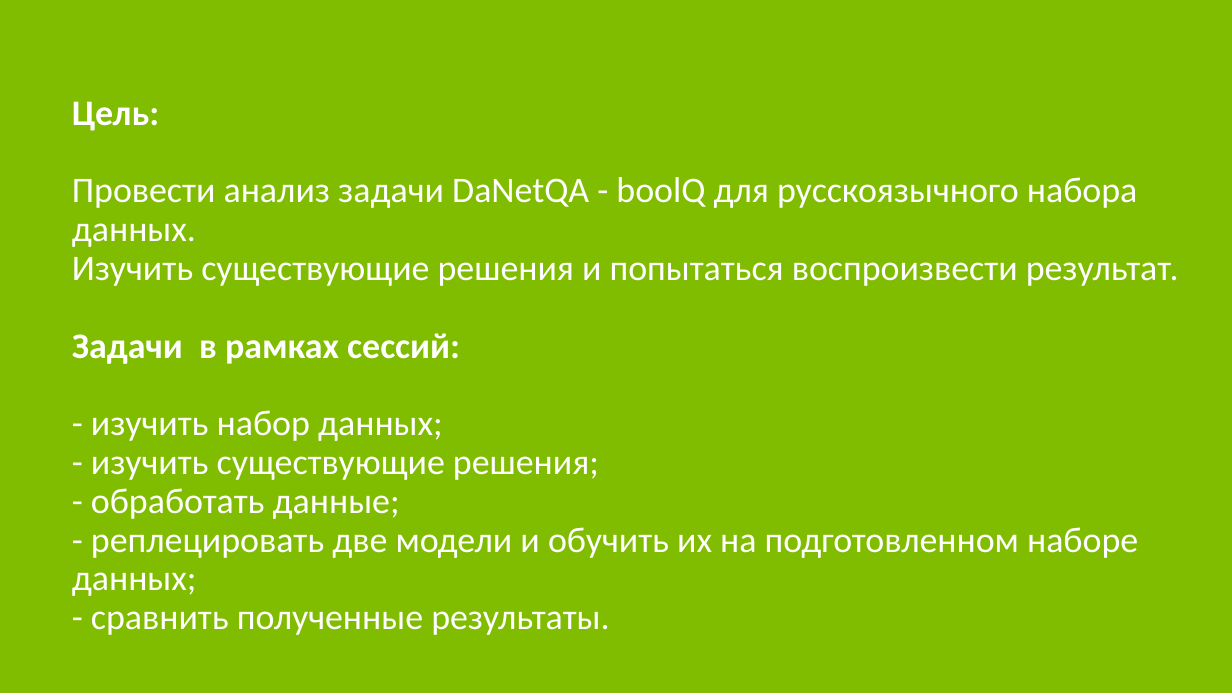
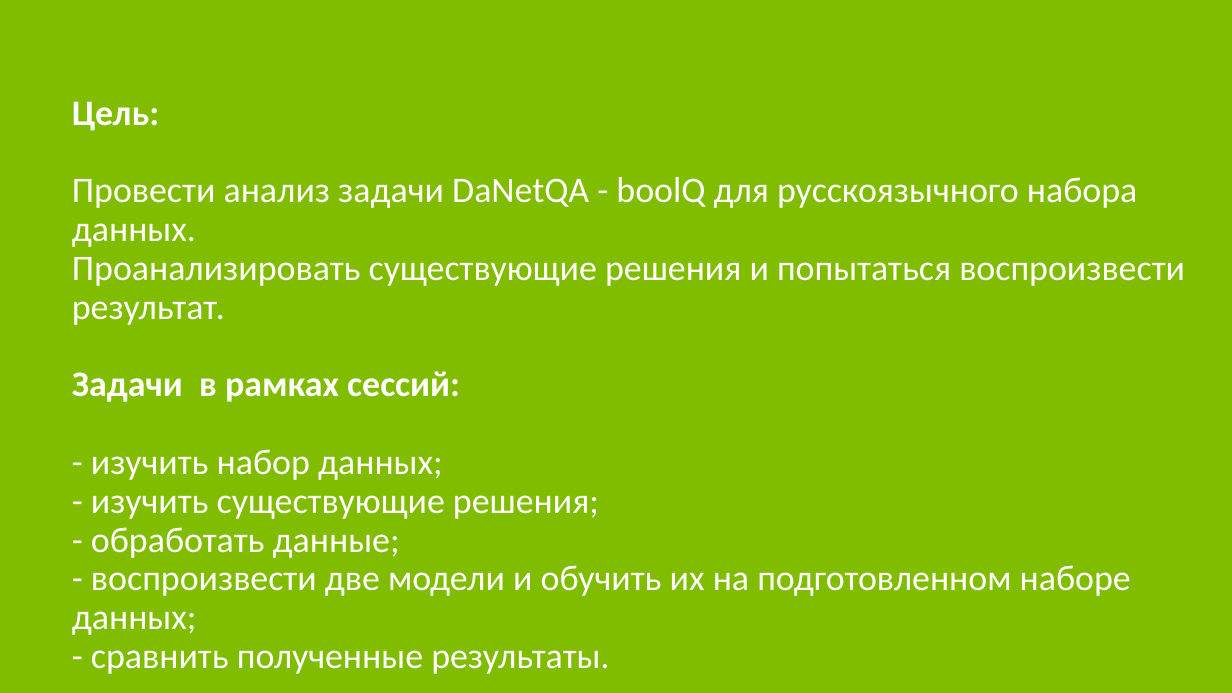
Before and after one commit to dmji/DSnML_Innopolis2022, a slide deck: slide 2 of 00_Final_Attestation/Презентация.pptx. Drawn at 1232x693 pixels with LibreOffice and Linux fonts; fonts in the diff are those of the drawing. Boxes give left, top, right and bottom in pixels: in the first picture for what was removed or moved away, otherwise in the second. Text is boxed around its words. In the diff, an @@ line names an element or a change of style, - is before the commit and + after.

```diff
--- a/00_Final_Attestation/Презентация.pptx
+++ b/00_Final_Attestation/Презентация.pptx
@@ title at box(72, 257, 1185, 519): text changed @@
-Изучить существующие решения и попытаться воспроизвести результат.
-Задачи в рамках сессий:
-- изучить набор данных;
-- изучить существующие решения;
+Проанализировать существующие решения и попытаться воспроизвести результат.
+Задачи в рамках сессий:
+- изучить набор данных;
+- изучить существующие решения;
@@ title at box(72, 565, 1131, 635): text changed @@
-- реплецировать две модели и обучить их на подготовленном наборе данных;
+- воспроизвести две модели и обучить их на подготовленном наборе данных;
```
Also in this commit, not shown: 3 other slides changed, 4 slides added, 8 slides removed, 6 other files.
